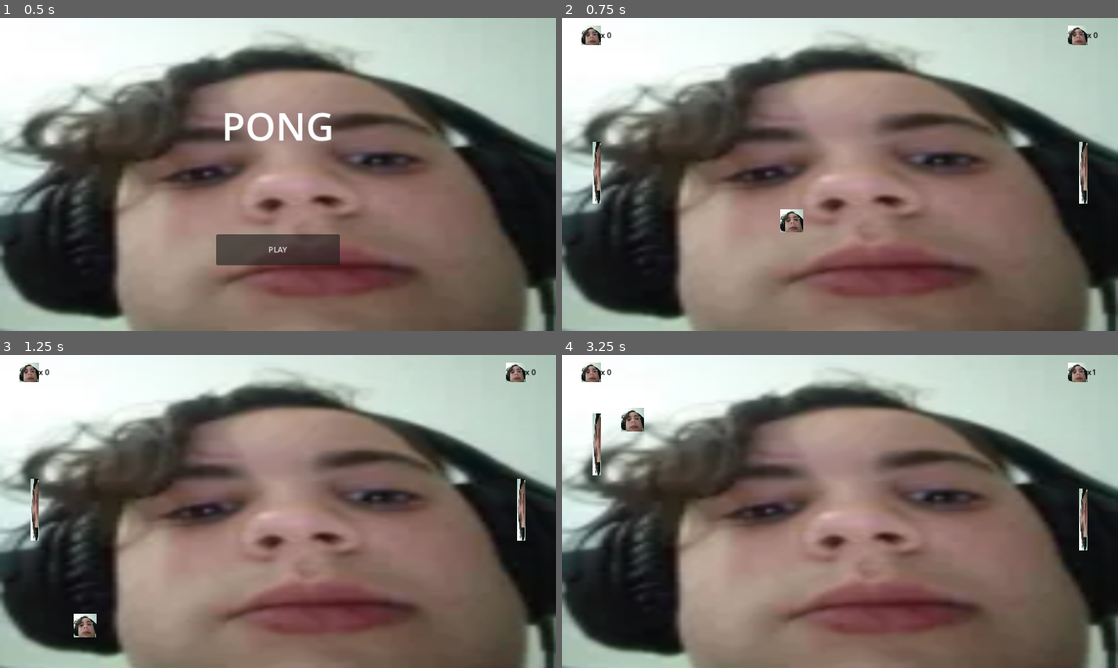
Above: before the commit, frames 1-4 (two rows, left to right).
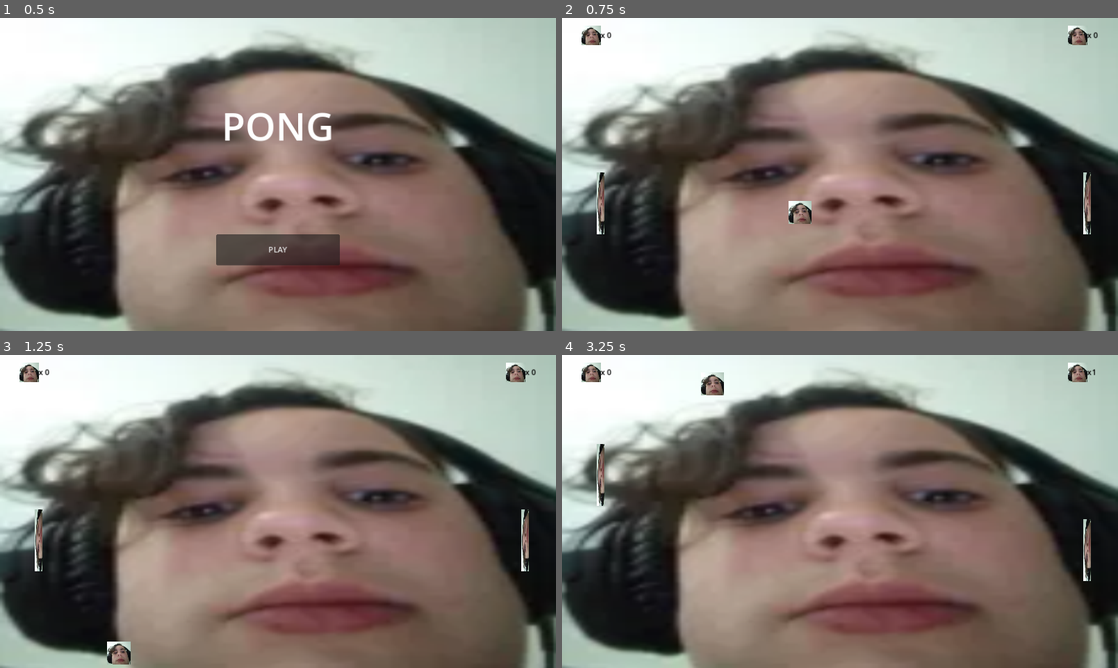
Above: after the commit, the same moments.

Repository: TE4-Umea/te4-pong
Game: Godot game, scene res://Scenes/MainMenu.tscn
The game is run twice, just before and just after one commit, with the same random seed, the same clock (stepped at 60 frames per second) and the same inputs.
Inputs:
- Up to frame 1 (0.5 s): no input
- Up to frame 2 (0.75 s): click "PLAY" at 0.5 s
- Up to frame 3 (1.25 s): no input
- Up to frame 4 (3.25 s): hold W (P1_UP) 1.28-2.03 s; tap Down (P2_DOWN) at 1.35, 2.85 s; hold S (P1_DOWN) 2.03-2.78 s; tap Up (P2_UP) at 2.1 s; hold W (P1_UP) from 2.78 s (still down)

Frame 1 is identical in both runs. In frame 2, 1.3% of the frame differs, in the area x 5-96%, y 39-70%; in frame 3, 1.5%; in frame 4, 1.5%, in the area x 5-96%, y 5-73%.

Commit message:
Angle based on where ball hit

Diff:
--- a/Scenes/Ball.gd
+++ b/Scenes/Ball.gd
@@ -10,12 +10,10 @@
 func _physics_process(delta):
 	if !paused:
 		if direction:
-			velocity = direction * speed
+			velocity = direction.normalized() * speed
 		else:
 			velocity = velocity.move_toward(Vector2.ZERO, speed)
 		move_and_slide()
 
-
-
 func _on_world_pause_signal():
 	paused = true
--- a/Scenes/Paddle.gd
+++ b/Scenes/Paddle.gd
@@ -2,6 +2,8 @@
 
 @export var speed : float = 300.0
 @export var side = 'p1'
+
+var max_bounce_angle = 0.3490658504					#20 grader
 var paused = false
 
 func _physics_process(delta):
@@ -24,7 +26,24 @@
 
 
 func _on_area_2d_body_entered(body):
-	body.direction.x *= -1
+	var body_x_direction = body.direction.x
+	var body_collision : CollisionShape2D = body.get_node("CollisionShape2D")
+	var body_height = body_collision.shape.get_rect().size.y
+	var collision : CollisionShape2D = $Area2D/CollisionShape2D
+	var collision_height = collision.shape.get_rect().size.y
+
+	var dist = (position.y+(collision_height/2)) - (body.position.y+(body_height/2))
+	var normalizedDist = dist/(collision_height/2)
+
+	var bounceAngle = normalizedDist * max_bounce_angle
+
+	var dir
+	if body_x_direction < 0:
+		dir = 1
+	else:
+		dir = -1
+
+	body.direction = Vector2(cos(bounceAngle) * dir, sin(bounceAngle))
 	Main.side = side
 
 
--- a/Scenes/Paddle.tscn
+++ b/Scenes/Paddle.tscn
@@ -13,15 +13,17 @@
 script = ExtResource("1_yyuuv")
 
 [node name="Sprite2D" type="Sprite2D" parent="."]
-position = Vector2(0.0247495, -0.0126443)
+position = Vector2(8.01602, 63.9967)
 rotation = -1.5708
 scale = Vector2(0.558923, 0.0691016)
 texture = ExtResource("2_wwu6y")
 
 [node name="CollisionShape2D" type="CollisionShape2D" parent="."]
+position = Vector2(7.99127, 64.0094)
 shape = SubResource("RectangleShape2D_73suw")
 
 [node name="Area2D" type="Area2D" parent="."]
+position = Vector2(7.99127, 64.0094)
 collision_layer = 4
 collision_mask = 2
 
--- a/Scenes/World.tscn
+++ b/Scenes/World.tscn
@@ -167,6 +167,7 @@
 
 [node name="Ball" parent="." instance=ExtResource("3_62d1g")]
 position = Vector2(576, 320)
+speed = 700.0
 
 [connection signal="pauseSignal" from="." to="p1" method="_on_world_pause_signal"]
 [connection signal="pauseSignal" from="." to="p2" method="_on_world_pause_signal"]
